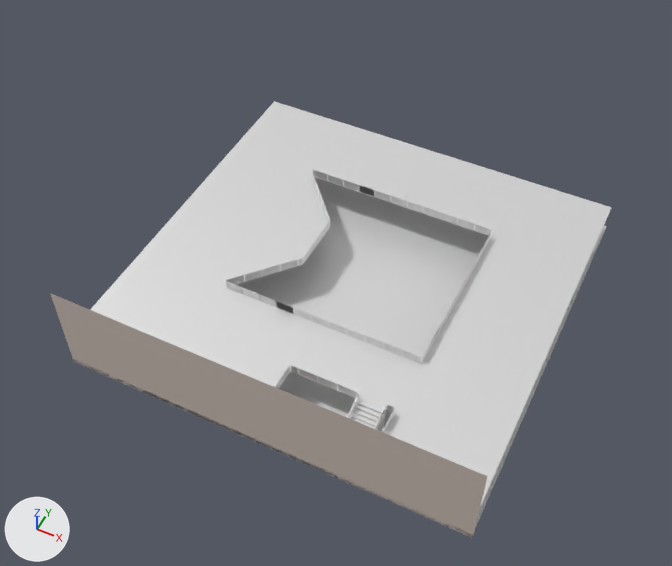
Two versions of the COLLADA model assets/blender/arcade.dae, one commit apart.
Before and after are seen from a 50 mm lens placed at (25.7, -44.5, 78.3), pointed at (-4.9, 16.7, 1.8). The axes (+X, +Y, +Z) are drawn at lower left. The lights are the same throughout. Where no turn or scale is listed for an object, it has been applied to the vertices.

Names of what the first picture shows: 'Baseboard', 'Fence.008', 'first_floor', 'ground_floor', 'wall'.
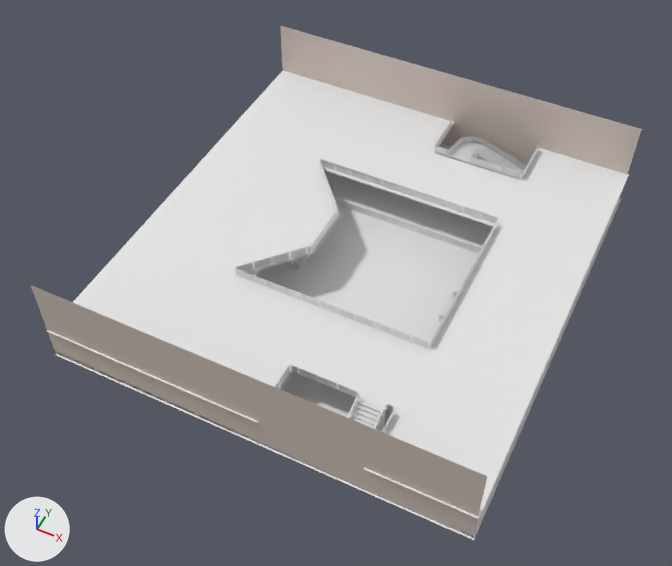
What differs and where, as boxes [x1, y1, x2, y2] in the pictures (672 x 566 px):
'ground_floor_lower.001', added
    after: [47, 71, 629, 519]
'first_floor', deleted
    before: [90, 101, 612, 507]
'wall', rescaled
    before: [50, 293, 488, 536]
    after: [31, 285, 488, 537]
'ground_floor', deleted
    before: [73, 177, 607, 537]
'ground_floor_lower', added
    after: [56, 144, 621, 540]
'wall_two', added
    after: [280, 26, 641, 199]
'stairs_two', added
    after: [447, 136, 527, 180]
'Baseboard', rescaled
    before: [73, 359, 474, 538]
    after: [55, 351, 474, 538]
'down_stair', added
    after: [284, 255, 310, 269]
'Fence.008', moved
    before: [277, 301, 293, 314]
    after: [434, 137, 441, 152]
'Fence.060', added
    after: [502, 167, 519, 178]
'Fence.059', added
    after: [486, 162, 502, 173]
'Fence.058', added
    after: [470, 157, 486, 168]
'Fence.065', added
    after: [435, 146, 447, 156]

The change, as a diff of the scene's bpy script:
```diff
--- a/assets/blender/arcade.dae.py
+++ b/assets/blender/arcade.dae.py
@@ me_room_001 @@
+me_room_001.from_pydata([(0.0, 0.0, 10.9), (0.0, 0.0, 0.0), (-46.9, 0.0, 10.9), (-46.9, 0.0, 0.0)], [], [(1, 2, 0), (1, 3, 2)])
+me_room_001.materials.append(mat_wall_material_001)  # light grey #e3d3ca
@@ ob_wall @@
 ob_wall.rotation_euler = (0.0, 0.0, -3.142)  # degrees (0, 0, -180)
-ob_wall.scale = (44.6, 1.0, 4.53)
+ob_wall.scale = (46.9, 1.0, 4.53)
@@ ob_ground_floor @@
-ob_ground_floor = bpy.data.objects.new('ground_floor', me_floor_001)
@@ ob_first_floor @@
-ob_first_floor = bpy.data.objects.new('first_floor', me_floor)
@@ ob_fence_008 @@
 ob_fence_008 = bpy.data.objects.new('Fence.008', me_fence_008)
-ob_fence_008.location = (-8.0, 9.2, 3.9)
+ob_fence_008.location = (-2.9, 39.6, 4.0)
@@ ob_fence_058 @@
+ob_fence_058 = bpy.data.objects.new('Fence.058', me_fence_064)  # 48 vertices, 88 faces; spans x 0.0..2.0, y -0.03..0.03, z 0.0..1.04; in mat_fence_metal_064 (white #e7e7e7), mat_fence_glass_064 (white #e7e7e7)
+ob_fence_058.location = (1.8, 39.5, 4.0)
@@ ob_fence_059 @@
+ob_fence_059 = bpy.data.objects.new('Fence.059', me_fence_065)  # 48 vertices, 88 faces; spans x 0.0..2.0, y -0.03..0.03, z 0.0..1.04; in mat_fence_metal_065 (white #e7e7e7), mat_fence_glass_065 (white #e7e7e7)
+ob_fence_059.location = (3.8, 39.5, 4.0)
@@ ob_fence_060 @@
+ob_fence_060 = bpy.data.objects.new('Fence.060', me_fence_066)  # 48 vertices, 88 faces; spans x 0.0..2.0, y -0.03..0.03, z 0.0..1.04; in mat_fence_metal_066 (white #e7e7e7), mat_fence_glass_066 (white #e7e7e7)
+ob_fence_060.location = (5.9, 39.5, 4.0)
@@ ob_fence_065 @@
+ob_fence_065 = bpy.data.objects.new('Fence.065', me_fence_071)  # 48 vertices, 88 faces; spans x 0.0..1.53, y -0.03..0.03, z 0.0..1.04; in mat_fence_metal_031 (white #e7e7e7), mat_fence_glass_031 (white #e7e7e7)
+ob_fence_065.location = (-2.8, 39.5, 4.0)
@@ ob_stairs_two @@
+ob_stairs_two = bpy.data.objects.new('stairs_two', me_stair_002)  # 870 vertices, 1608 faces; spans x -8.68..0.14, y -4.7..1.51, z 0.0..5.1; in mat_floor_tiles_alt4_001 (white #e7e7e7), mat_floor_tiles_alt5_001 (white #e7e7e7), mat_floor_tiles_alt6_001 (white #e7e7e7), mat_floor_grout (white #e7e7e7)
+ob_stairs_two.location = (7.5, 44.1, 0.0)
@@ ob_ground_floor_lower @@
+ob_ground_floor_lower = bpy.data.objects.new('ground_floor_lower', me_plane)  # 20 vertices, 26 faces; spans x -23.5..23.5, y -25.2..25.2, z -1.0..0.0
+ob_ground_floor_lower.location = (-4.0, 21.0, 0.0)
@@ ob_down_stair @@
+ob_down_stair = bpy.data.objects.new('down_stair', me_stair_004)  # 226 vertices, 384 faces; spans x -4.1..0.1, y -1.98..1.98, z 0.0..2.2; in mat_floor_grout_001 (white #e7e7e7), mat_floor_tiles_alt1_001 (white #e7e7e7), mat_floor_tiles_alt2_001 (white #e7e7e7), mat_floor_tiles_alt3_001 (white #e7e7e7)
+ob_down_stair.location = (-10.7, 21.0, -1.0)
@@ ob_wall_two @@
+ob_wall_two = bpy.data.objects.new('wall_two', me_room_001)
+ob_wall_two.location = (19.3, 46.0, 0.0)
@@ ob_ground_floor_lower_001 @@
+ob_ground_floor_lower_001 = bpy.data.objects.new('ground_floor_lower.001', me_plane_001)  # 34 vertices, 36 faces; spans x -23.5..23.5, y -25.2..25.2, z 0.0
+ob_ground_floor_lower_001.location = (-4.0, 21.0, 4.0)
```
